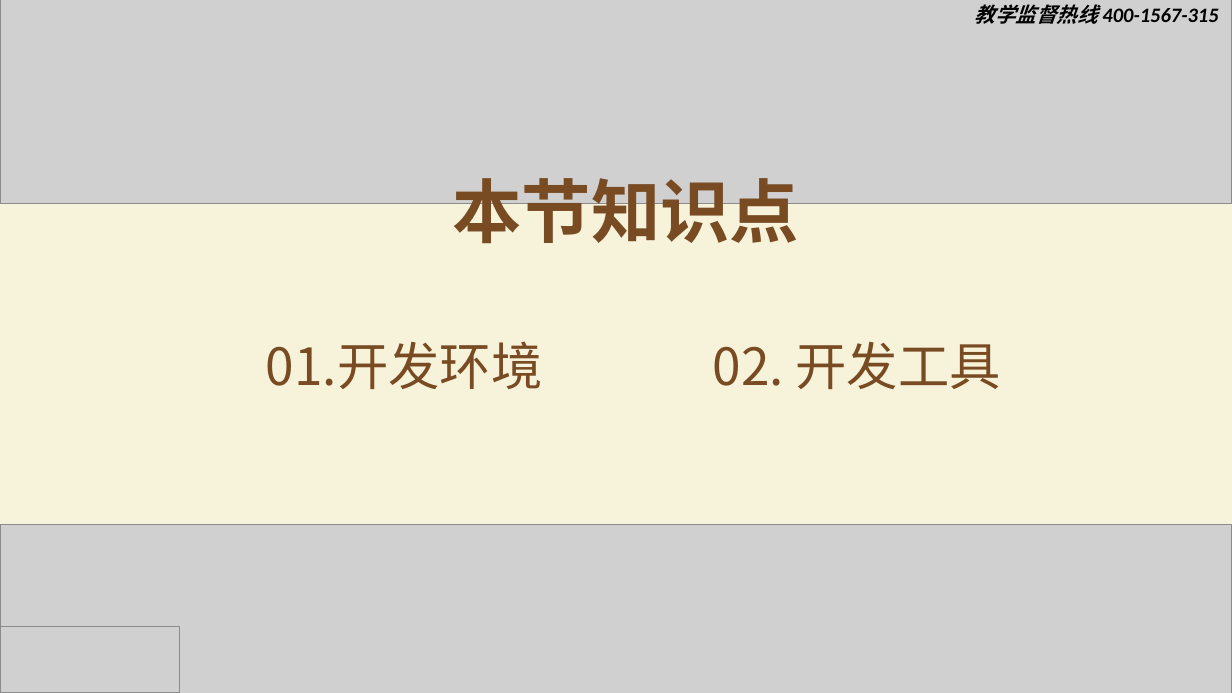
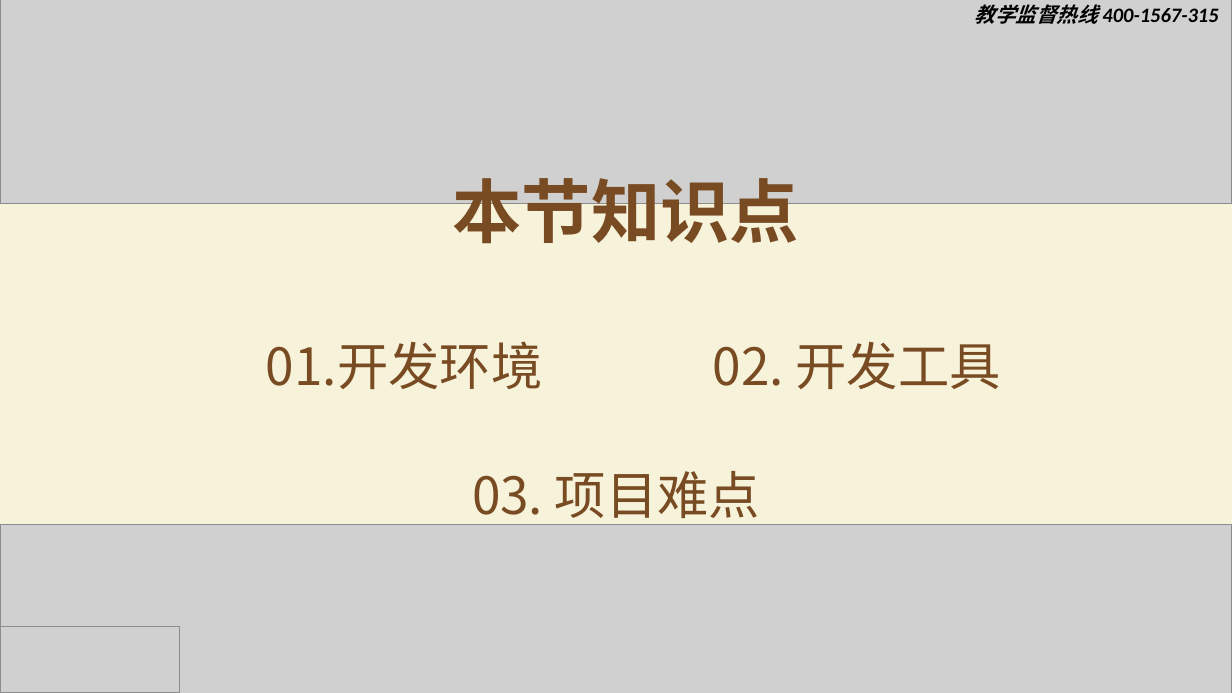
Before and after one commit to pizil-li/ClassDoc, a slide deck: slide 2 of 课件/第二节课/python基础标准课件.pptx. Drawn at 1232x693 pixels with LibreOffice and Linux fonts; fonts in the diff are those of the drawing; grey boxes stand for pictures. Boxes give left, top, right and bottom in pixels: in the first picture for what was removed or moved away, otherwise in the second. Text is boxed around its words. In the diff, an @@ line names an element or a change of style, - is before the commit and + after.

```diff
--- a/课件/第二节课/python基础标准课件.pptx
+++ b/课件/第二节课/python基础标准课件.pptx
@@ text added at box(472, 471, 760, 525), 40 pt, text #784B23 @@
+03. 项目难点
```
Also in this commit, not shown: 2 slides added, 16 other files.
